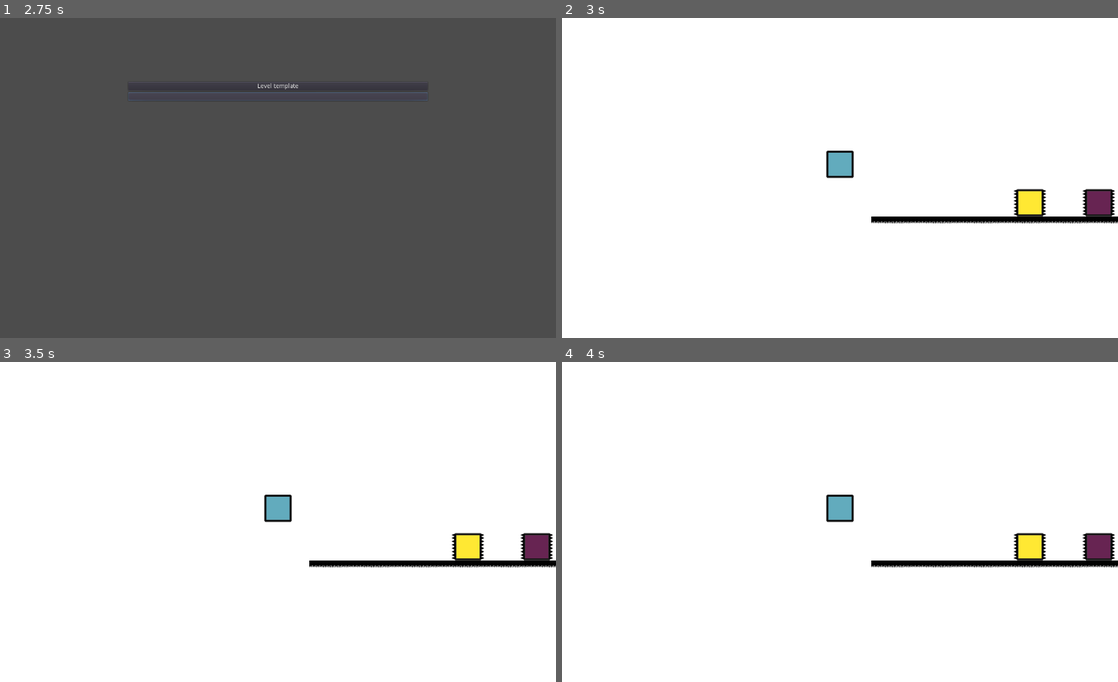
Above: before the commit, frames 1-4 (two rows, left to right).
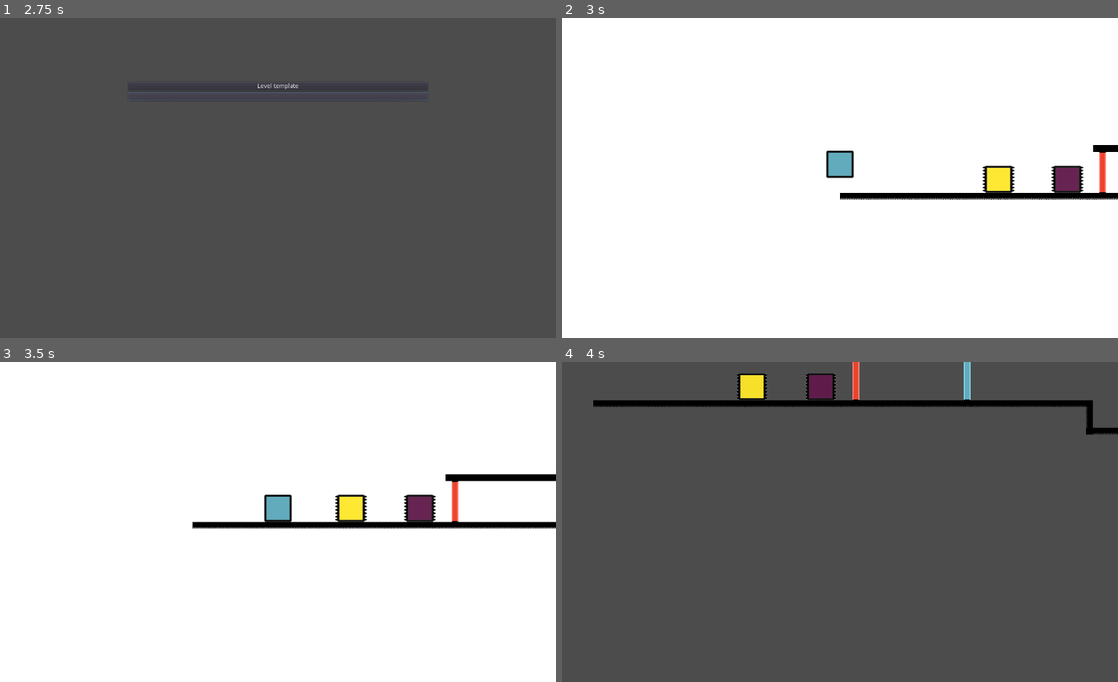
Above: after the commit, the same moments.

Repository: TheSeahorse/Paralyzed
Game: Godot game, scene res://Source/main.tscn
Same seed, same stepped clock (60 frames per second), same inputs: the game is played once before the commit and once after it.
Inputs (mouse positions are in pixels of both pictures, inside the frame that each line leads up to):
- Up to frame 1 (2.75 s): click "Start" at 0.5 s; click (278, 98) at 1.25 s; click (278, 98) at 2 s
- Up to frame 2 (3 s): click "Level template" at 2.75 s
- Up to frame 3 (3.5 s): no input
- Up to frame 4 (4 s): tap Space (action) at 3.6 s; tap W (red) at 3.8 s

Frame 1 is identical in both runs. In frame 2, 3.9% of the frame differs, in the area x 50-100%, y 39-65%; in frame 3, 4.9%; in frame 4, 100%, in the area x 0-100%, y 0-100%.
Error before the commit: Parse Error: The identifier "Spikes" isn't declared in the current scope. (res://Source/Actors/player.gd:28)
Error after the commit: Attempt to call function 'is_red' in base 'previously freed instance' on a null instance. (res://Source/main.gd:34)

Commit message:
goal takes you back to start

Diff:
--- /dev/null
+++ b/Source/Actors/goal.gd
@@ -0,0 +1,2 @@
+extends Area2D
+class_name Goal
--- /dev/null
+++ b/Source/Actors/goal.tscn
@@ -0,0 +1,19 @@
+[gd_scene load_steps=4 format=2]
+
+[ext_resource path="res://Character models/World/finish.png" type="Texture" id=1]
+[ext_resource path="res://Source/Actors/goal.gd" type="Script" id=2]
+
+[sub_resource type="RectangleShape2D" id=1]
+extents = Vector2( 11, 92 )
+
+[node name="goal" type="Area2D"]
+collision_layer = 8
+script = ExtResource( 2 )
+
+[node name="Sprite" type="Sprite" parent="."]
+position = Vector2( 0, -48 )
+texture = ExtResource( 1 )
+
+[node name="CollisionShape2D" type="CollisionShape2D" parent="."]
+position = Vector2( 0, -91 )
+shape = SubResource( 1 )
--- a/Source/Actors/laserbeam.gd
+++ b/Source/Actors/laserbeam.gd
@@ -8,7 +8,6 @@
 
 
 func play_anim():
-	print("yes")
 	$beam_sprite.play(str(COLOR, " fade"))
 
 
--- a/Source/Actors/player.gd
+++ b/Source/Actors/player.gd
@@ -1,5 +1,6 @@
 extends Actor
 class_name Player
+signal levelcleared
 
 var PLAYER_COLOR: = "cyan"
 var ON_HEADS: = 0 #the amount of enemy heads the player is currently on
@@ -21,12 +22,15 @@
 		ON_HEADS -= 1
 
 
-
 func _on_area2D_area_entered(area: Area2D) -> void:
+	print("area2d")
 	if area is LaserBeam and area.get_color() != PLAYER_COLOR:
 		queue_free()
 	elif area is Spikes:
 		queue_free()
+	elif area is Goal:
+		emit_signal("levelcleared")
+		print("clearinPLayer")
 
 
 func calculate_y(velocity: Vector2, delta: float) -> Vector2:
--- a/Source/Levels/LevelTemplate.tscn
+++ b/Source/Levels/LevelTemplate.tscn
@@ -9,6 +9,7 @@
 [ext_resource path="res://Source/Actors/laserbeam.tscn" type="PackedScene" id=7]
 [ext_resource path="res://Character models/Enemies/Cyan_square.png" type="Texture" id=8]
 [ext_resource path="res://Source/Actors/spikes.tscn" type="PackedScene" id=9]
+[ext_resource path="res://Source/Actors/goal.tscn" type="PackedScene" id=10]
 
 [sub_resource type="ConvexPolygonShape2D" id=1]
 points = PoolVector2Array( 0, 0, 16, 0, 16, 16, 0, 16 )
@@ -139,3 +140,6 @@
 
 [node name="spikes" parent="." instance=ExtResource( 9 )]
 position = Vector2( 1359, 167 )
+
+[node name="goal" parent="." instance=ExtResource( 10 )]
+position = Vector2( 2253, -505 )
--- a/Source/main.gd
+++ b/Source/main.gd
@@ -1,7 +1,5 @@
 extends Node2D
 
-const Player = preload("res://Source/Actors/player.tscn")
-const LevelTemplate = preload("res://Source/Levels/LevelTemplate.tscn")
 const MainMenu = preload("res://Source/Menues/mainMenu.tscn")
 
 var mainmenu
@@ -9,18 +7,19 @@
 var level
 
 func _ready():
-
 	mainmenu = MainMenu.instance()
 	add_child(mainmenu)
 
 
 func _input(event: InputEvent) -> void:
-	toggle_color()
-	handle_action()
+	if player:
+		toggle_color()
+		handle_action()
 
 
 func play_level(levelName: String):
-	player = Player.instance()
+	player = load("res://Source/Actors/player.tscn").instance()
+	player.connect("levelcleared", self, "playerClearedLevel")
 	level = load("res://Source/Levels/" + levelName + ".tscn").instance()
 	add_child(player)
 	add_child(level)
@@ -46,3 +45,10 @@
 	if Input.is_action_just_pressed("action"):
 		player.SPRING_JUMP = 10
 		level.action(player.PLAYER_COLOR)
+
+
+func playerClearedLevel():
+	print("playerclear")
+	player.queue_free()
+	level.queue_free()
+	mainmenu.get_child(0).show()
--- a/project.godot
+++ b/project.godot
@@ -15,6 +15,11 @@
 "path": "res://Source/Actors/actor.gd"
 }, {
 "base": "Area2D",
+"class": "Goal",
+"language": "GDScript",
+"path": "res://Source/Actors/goal.gd"
+}, {
+"base": "Area2D",
 "class": "LaserBeam",
 "language": "GDScript",
 "path": "res://Source/Actors/laserbeam.gd"
@@ -24,6 +29,11 @@
 "language": "GDScript",
 "path": "res://Source/Actors/player.gd"
 }, {
+"base": "Area2D",
+"class": "Spikes",
+"language": "GDScript",
+"path": "res://Source/Actors/spikes.gd"
+}, {
 "base": "Actor",
 "class": "Square",
 "language": "GDScript",
@@ -31,8 +41,10 @@
 } ]
 _global_script_class_icons={
 "Actor": "",
+"Goal": "",
 "LaserBeam": "",
 "Player": "",
+"Spikes": "",
 "Square": ""
 }
 
Binary file added: Character models/World/finish.png
Not shown, added: Character models/World/finish.png.import
Not shown: 1 places in Source/Levels/LevelTemplate.tscn that only renumber resources
